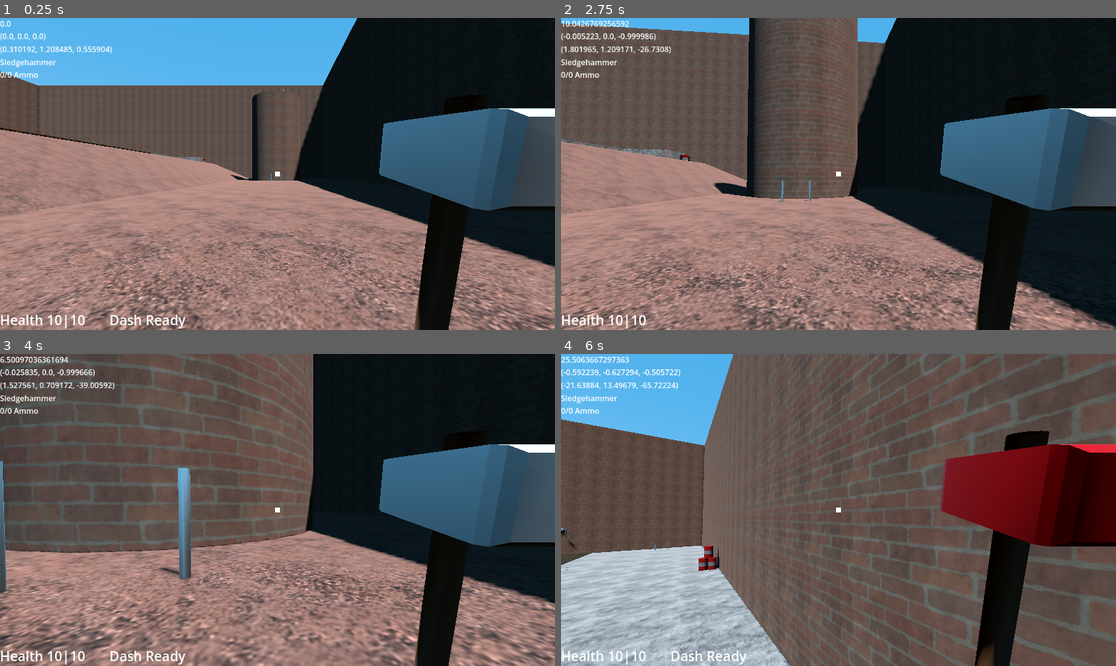
Above: before the commit, frames 1-4 (two rows, left to right).
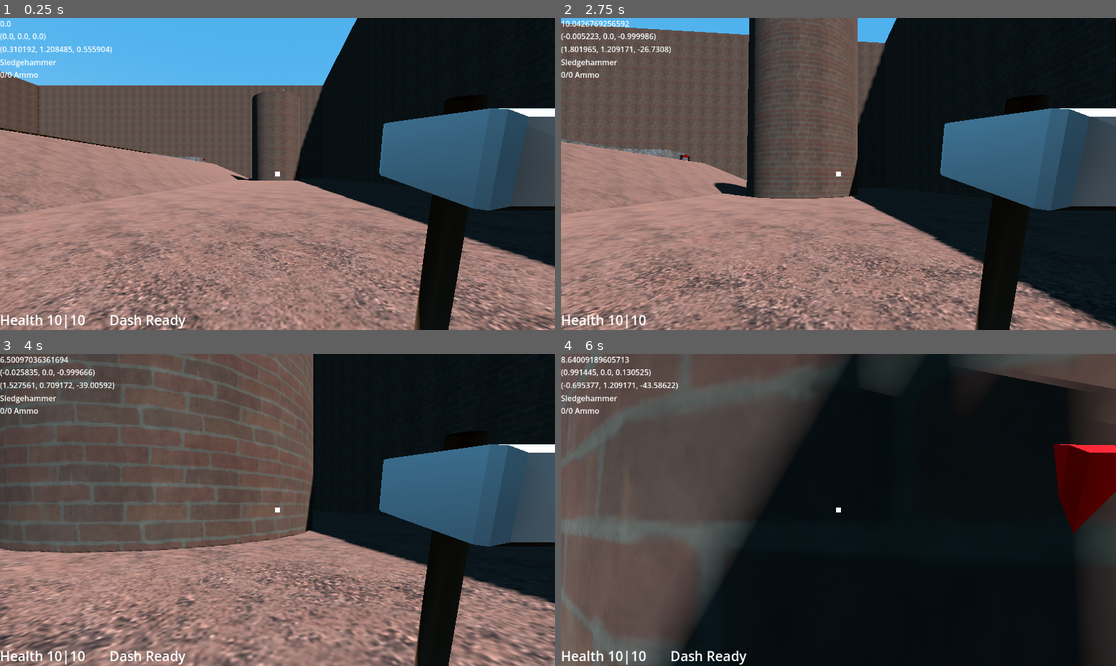
Above: after the commit, the same moments.

Repository: Wlopez2002/FPSGame
Game: Godot game, scene res://Levels/TestMain.tscn
The game is run twice, just before and just after one commit, with the same random seed, the same clock (stepped at 60 frames per second) and the same inputs. Sound files missing from this copy of the repository are replaced by a short silence.
Inputs (mouse positions are in pixels of both pictures, inside the frame that each line leads up to):
- Up to frame 1 (0.25 s): no input
- Up to frame 2 (2.75 s): tap Enter at 0.5 s; move the mouse to (866, 174) at 0.52 s; press the mouse at (866, 174) at 0.53 s; hold W (MoveForward) from 0.53 s (still down); tap Space (MoveJump) at 0.77, 1.52 s; move the mouse to (810, 174) at 1.27 s; release the mouse at (810, 174) at 1.28 s; tap Ctrl (MoveCrouch) at 1.35 s; move the mouse to (849, 167) at 2.02 s; hold Shift (MoveDash) from 2.03 s (still down)
- Up to frame 3 (4 s): keep holding W (MoveForward); move the mouse to (271, 516) at 2.77 s; release Shift (MoveDash) at 2.78 s; click (271, 516) at 2.85 s; tap Space (MoveJump) at 3.02, 3.77 s; move the mouse to (316, 513) at 3.52 s; hold Ctrl (MoveCrouch) from 3.53 s (still down)
- Up to frame 4 (6 s): move the mouse to (794, 506) at 4.27 s; release Ctrl (MoveCrouch) at 4.28 s; tap Shift (MoveDash) at 4.35 s; tap Space (MoveJump) at 4.52 s; move the mouse to (844, 510) at 5.02 s; press the mouse at (844, 510) at 5.03 s; move the mouse to (816, 503) at 5.77 s; release W (MoveForward) at 5.78 s; release the mouse at (816, 503) at 5.78 s; hold D (MoveRight) from 5.78 s (still down); tap Ctrl (MoveCrouch) at 5.85 s

The runs differ from the first frame. In frame 1, less than 0.1% of the frame differs, in the area x 43-51%, y 49-53%; in frame 2, less than 0.1%; in frame 3, 1.2%; in frame 4, 84%, in the area x 0-100%, y 0-100%.

Commit message:
Added MovingPlatform

Diff:
--- a/Levels/TestMain.tscn
+++ b/Levels/TestMain.tscn
@@ -14,6 +14,8 @@
 [ext_resource type="PackedScene" uid="uid://ctv16b4sekgqp" path="res://Levels/TestMain2.tscn" id="11_nyrd7"]
 [ext_resource type="PackedScene" uid="uid://caydge4cw61m0" path="res://InteractiveAndNPC/Enemies/EnemyTurret.tscn" id="13_nvuov"]
 [ext_resource type="PackedScene" uid="uid://cnh63cjhjvq6k" path="res://InteractiveAndNPC/ExplosiveBarrel.tscn" id="15_dk54w"]
+[ext_resource type="PackedScene" uid="uid://csvhwbpvhnfh7" path="res://Objects/WorldObjects/MovingPlatform.tscn" id="15_e47tw"]
+[ext_resource type="Texture2D" uid="uid://coawg3duocypx" path="res://Resources/Textures/Tile_12-128x128.png" id="16_e47tw"]
 
 [sub_resource type="StandardMaterial3D" id="StandardMaterial3D_iqfas"]
 albedo_texture = ExtResource("2_oc3le")
@@ -59,6 +61,18 @@
 volumetric_fog_enabled = true
 volumetric_fog_density = 0.005
 
+[sub_resource type="BoxShape3D" id="BoxShape3D_dk54w"]
+size = Vector3(5, 0.125, 5)
+
+[sub_resource type="StandardMaterial3D" id="StandardMaterial3D_sc5o3"]
+albedo_texture = ExtResource("16_e47tw")
+uv1_scale = Vector3(-0.29, -0.29, -0.29)
+uv1_triplanar = true
+
+[sub_resource type="BoxMesh" id="BoxMesh_e47tw"]
+material = SubResource("StandardMaterial3D_sc5o3")
+size = Vector3(5, 0.125, 5)
+
 [node name="TestMain" type="Node3D" unique_id=347182156]
 script = ExtResource("1_s4r6r")
 
@@ -110,13 +124,9 @@
 sides = 24
 material = SubResource("StandardMaterial3D_nwfg7")
 
-[node name="Teleporter" parent="Stage/Obsti/CSGCylinder3D" unique_id=1867075382 node_paths=PackedStringArray("dest") instance=ExtResource("5_nvuov")]
-transform = Transform3D(1, 0, 0, 0, 1, 0, 0, 0, 1, 0, -8.201, 7.9483376)
-dest = NodePath("../Teleporter2")
-
 [node name="Teleporter2" parent="Stage/Obsti/CSGCylinder3D" unique_id=1414862267 node_paths=PackedStringArray("dest") instance=ExtResource("5_nvuov")]
 transform = Transform3D(-0.70710677, 0, -0.70710677, 0, 1, 0, 0.70710677, 0, -0.70710677, 2.5, 11.603001, 2.5)
-dest = NodePath("../Teleporter")
+dest = NodePath("../../../../Platform/Teleporter")
 
 [node name="building" type="Node3D" parent="Stage" unique_id=704143688]
 
@@ -293,3 +303,24 @@
 
 [node name="WorldEnvironment" type="WorldEnvironment" parent="." unique_id=424475211]
 environment = SubResource("Environment_iqfas")
+
+[node name="MovingPlatform" parent="." unique_id=1179728837 node_paths=PackedStringArray("platform") instance=ExtResource("15_e47tw")]
+transform = Transform3D(1, 0, 0, 0, 1, 0, 0, 0, 1, -73.17438, 14, 52.492)
+target = Vector3(-20, 14, 52.492)
+startingPos = Vector3(-73.318, 14, 52.492)
+platform = NodePath("../Platform")
+
+[node name="Platform" type="AnimatableBody3D" parent="." unique_id=1817922644]
+transform = Transform3D(1, 0, 0, 0, 1, 0, 0, 0, 1, -73.17438, 14, 52.492)
+collision_mask = 0
+sync_to_physics = false
+
+[node name="CollisionShape3D" type="CollisionShape3D" parent="Platform" unique_id=932385091]
+shape = SubResource("BoxShape3D_dk54w")
+
+[node name="MeshInstance3D" type="MeshInstance3D" parent="Platform" unique_id=1519434917]
+mesh = SubResource("BoxMesh_e47tw")
+
+[node name="Teleporter" parent="Platform" unique_id=1867075382 node_paths=PackedStringArray("dest") instance=ExtResource("5_nvuov")]
+transform = Transform3D(-4.371139e-08, 0, -1, 0, 1, 0, 1, 0, -4.371139e-08, 1.8065186, 0.78559875, 0)
+dest = NodePath("../../Stage/Obsti/CSGCylinder3D/Teleporter2")
--- a/Managers/SaveLoadManager.gd
+++ b/Managers/SaveLoadManager.gd
@@ -59,7 +59,6 @@
 
 		# Store the save dictionary as a new line in the save file.
 		saveFile.store_line(jsonString)
-		print(nodeData)
 	print("saved game")
 
 func loadGame():
--- a/Objects/Projectiles/RGBProjectile.gd
+++ b/Objects/Projectiles/RGBProjectile.gd
@@ -32,7 +32,7 @@
 		"dX" : direction.x,
 		"dY" : direction.y,
 		"dZ" : direction.z,
-		"speed" : speed
+		"speed" : speed,
 	}
 	return saveDict
 func loadMe(key: StringName, data) -> void:
--- a/Objects/WorldObjects/MovingPlatform.gd
+++ b/Objects/WorldObjects/MovingPlatform.gd
@@ -1,40 +1,40 @@
-extends AnimatableBody3D
+extends Node3D
 
 @export var target: Vector3 = Vector3.ZERO;
 @export var startingPos: Vector3;
 @export var speed: float = 10.0;
+@export var platform: AnimatableBody3D
 
 var goBack = false;
 
-##
-## Work in progress, do not use
-##
-
 # Called every frame. 'delta' is the elapsed time since the previous frame.
-func _process(delta: float) -> void:
-	pass;
-	#if goBack:
-		#global_position += (startingPos - target).normalized() * speed * delta
-		#if (global_position - startingPos).length() <= speed * delta:
-			#goBack = false
-	#else:
-	#global_position += (target - startingPos).normalized() * speed  * delta
-		#if (global_position - target).length() <= speed * delta:
-			#goBack = true
+func _physics_process(delta: float) -> void:
+	if goBack:
+		platform.global_position += (startingPos - target).normalized() * speed * delta
+		global_position += (startingPos - target).normalized() * speed * delta
+		if (global_position - startingPos).length() <= speed * delta:
+			goBack = false
+	else:
+		platform.global_position += (target - startingPos).normalized() * speed  * delta
+		global_position += (target - startingPos).normalized() * speed  * delta
+		if (global_position - target).length() <= speed * delta:
+			goBack = true
 
 func save():
 	var saveDict = {
 		"filename" : get_scene_file_path(),
 		"parent" : get_parent().get_path(),
-		"posX" : position.x,
-		"posY" : position.y,
-		"posZ" : position.z,
+		"posX" : platform.global_position.x,
+		"posY" : platform.global_position.y,
+		"posZ" : platform.global_position.z,
 		"sposX" : startingPos.x,
 		"sposY" : startingPos.y,
 		"sposZ" : startingPos.z,
 		"tposX" : target.x,
 		"tposY" : target.y,
 		"tposZ" : target.z,
+		"goBack" : goBack,
+		"tiedBody" : platform.get_path()
 	}
 	return saveDict
 func loadMe(key: StringName, data) -> void:
@@ -51,3 +51,8 @@
 			target.y = data
 		"tposZ":
 			target.z = data
+		"goBack" :
+			goBack = data;
+		"tiedBody":
+			platform = get_node(data)
+			platform.global_position = global_position
--- a/Objects/WorldObjects/MovingPlatform.tscn
+++ b/Objects/WorldObjects/MovingPlatform.tscn
@@ -2,7 +2,5 @@
 
 [ext_resource type="Script" uid="uid://bmfruvx2x502t" path="res://Objects/WorldObjects/MovingPlatform.gd" id="1_3ox1e"]
 
-[node name="(WIP) MovingPlatform" type="AnimatableBody3D" unique_id=617239945 groups=["Persistent"]]
-collision_mask = 0
-sync_to_physics = false
+[node name="MovingPlatform" type="Node3D" unique_id=1179728837 groups=["Persistent"]]
 script = ExtResource("1_3ox1e")
